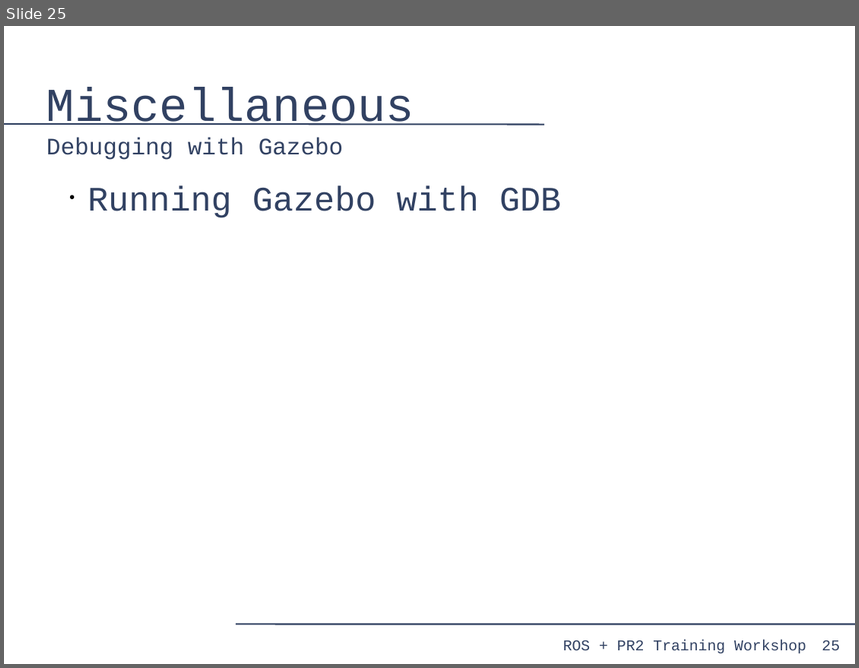
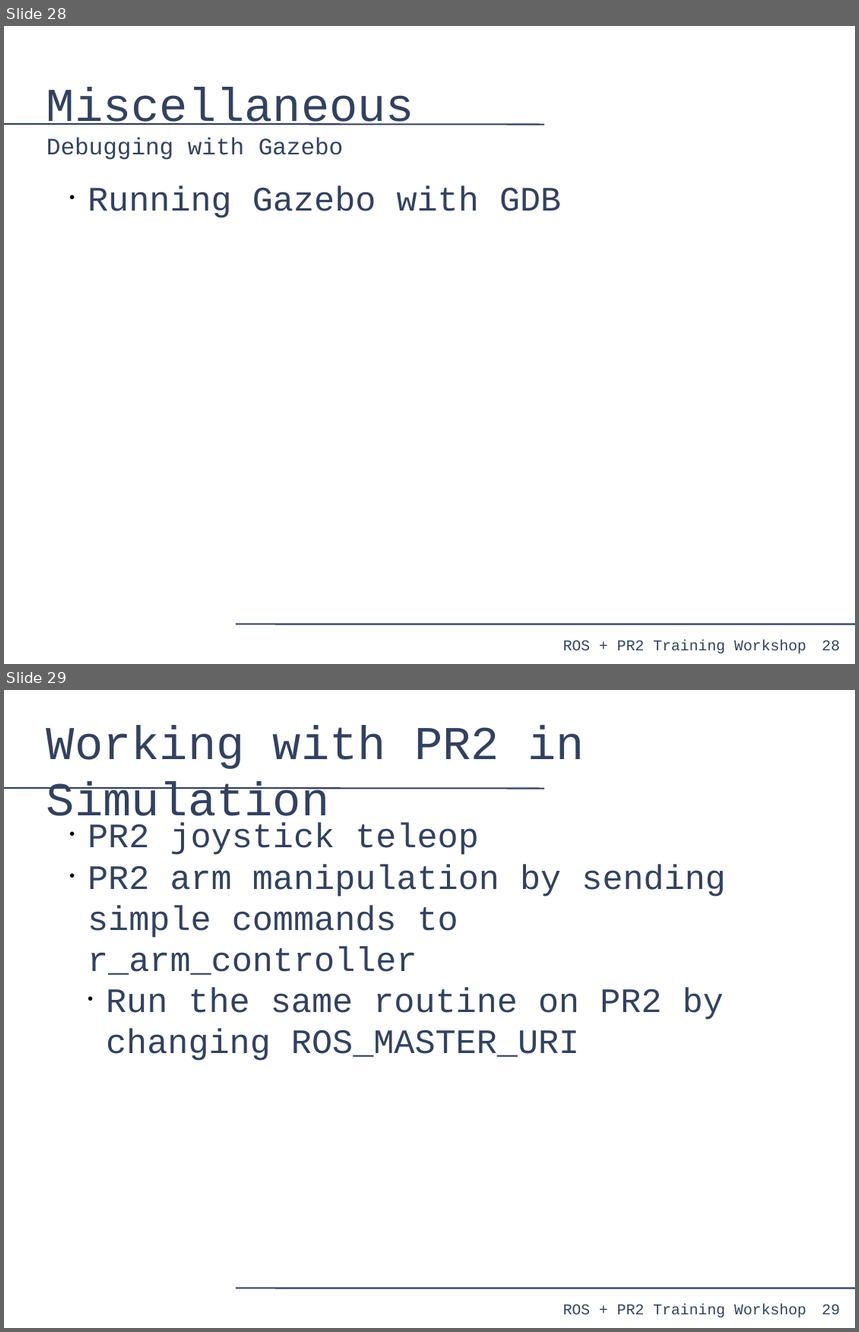
Before and after one commit to PR2/pr2_docs, a slide deck: pr2_training_workshop/simulation/simulation_training_workshop.odp. Shown one above the other, each under a label of ours: slide 25 before the commit, slides 28 and 29 after it. The pictures are 859x668 and 859x1332 pixels, drawn with LibreOffice and Linux fonts; fonts in the diff are those of the drawing. Boxes give left, top, right and bottom in pixels: in the first picture for what was removed or moved away, otherwise in the second. Text is boxed around its words. In the diff, an @@ line names an element or a change of style, - is before the commit and + after.

Commit message:
updates

```diff
--- a/pr2_training_workshop/simulation/simulation_training_workshop.odp
+++ b/pr2_training_workshop/simulation/simulation_training_workshop.odp
@@ slide 29 added at [4,690,855,1328], background #FFFFFF; not listed: 4 template elements that a slide beside it also shows @@
@@ title added at [47,726,584,828], 44 pt, text #314162 @@
+Working with PR2 in Simulation
@@ text added at [88,823,726,1061], 32 pt, text #314162 @@
+• PR2 joystick teleop
+• PR2 arm manipulation by sending simple commands to r_arm_controller
+  • Run the same routine on PR2 by changing ROS_MASTER_URI
@@ what was slide 25 is now slide 28 @@
@@ page number at [822,641,840,651]: text changed @@
-25
+28
```
Also in this commit, not shown: 3 other slides added, 2 slides removed.
